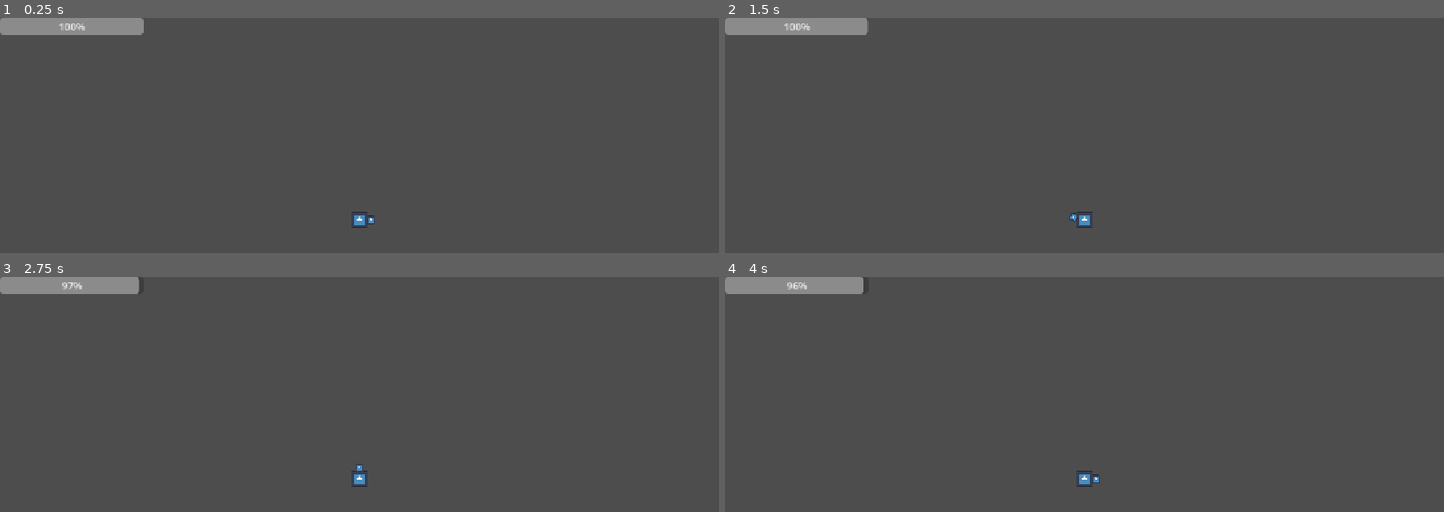
Above: before the commit, frames 1-4 (two rows, left to right).
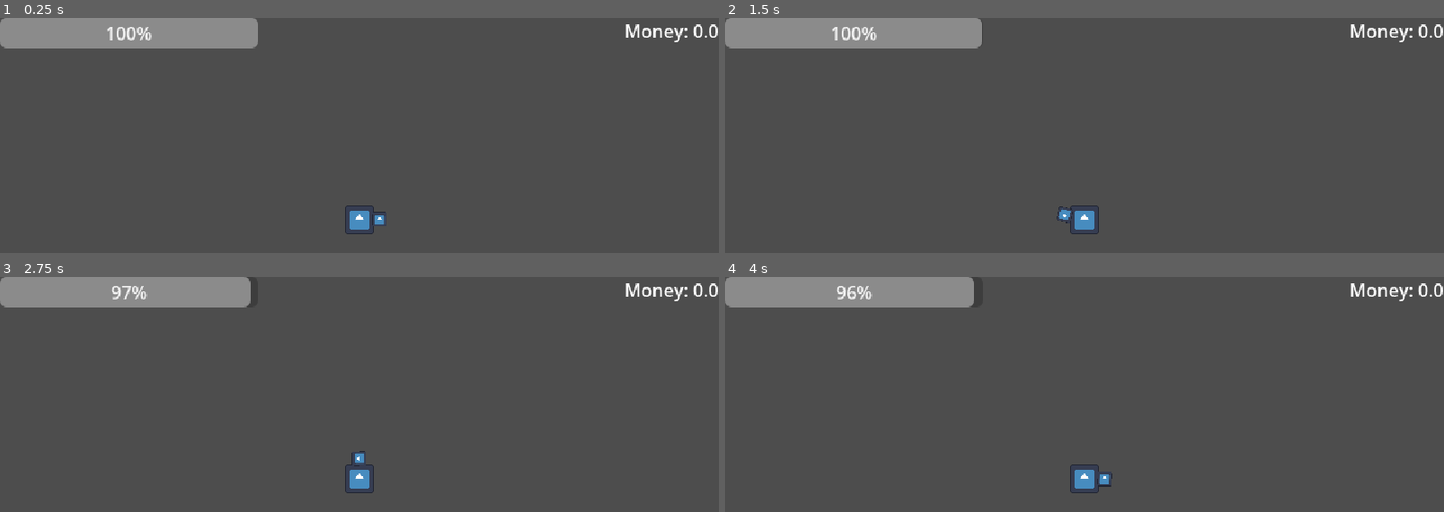
Above: after the commit, the same moments.

Repository: ahcinNejc/gwj-99
Game: Godot game, scene res://Testing/TestLevel.tscn
The game is run twice, just before and just after one commit, with the same random seed, the same clock (stepped at 60 frames per second) and the same inputs. The project has no main scene, so this scene is started directly. The engine's default icon, where the game draws it, is replaced by a stand-in: a white triangle on a blue panel in a dark square.
Inputs (mouse positions are in pixels of both pictures, inside the frame that each line leads up to):
- Up to frame 1 (0.25 s): no input
- Up to frame 2 (1.5 s): tap Enter at 0.5 s; move the mouse to (1242, 198) at 0.52 s; hold D (move_right) from 0.53 s (still down); right-click (1242, 198) at 0.6 s; tap Space (jump) at 0.77, 1.25 s; move the mouse to (940, 238) at 1.27 s; right-click (940, 238) at 1.35 s
- Up to frame 3 (2.75 s): tap Space (jump) at 1.52 s; tap Enter at 2 s; move the mouse to (431, 389) at 2.02 s; release D (move_right) at 2.03 s; press the mouse at (431, 389) at 2.03 s; hold A (move_left) from 2.03 s (still down); right-click (431, 389) at 2.3 s
- Up to frame 4 (4 s): move the mouse to (outside the picture) at 2.77 s; release A (move_left) at 2.78 s; release the mouse at (outside the picture) at 2.78 s; hold D (move_right) from 2.78 s (still down); right-click (outside the picture) at 2.85 s; tap Space (jump) at 3.02, 3.5, 3.77 s; move the mouse to (outside the picture) at 3.52 s; right-click (outside the picture) at 3.6 s

The runs differ from the first frame. In frame 1, 4.0% of the frame differs, in the area x 0-100%, y 0-92%; in frame 2, 4.0%; in frame 3, 3.9%; in frame 4, 3.9%.

Commit message:
Added money and ore inventory UI
Set window size to fit a pixel art game (subject to change depending on assets)

Diff:
--- a/diging-game/Autoloads/GameState.gd
+++ b/diging-game/Autoloads/GameState.gd
@@ -32,6 +32,7 @@
 		money += gained
 	# clear inventory
 	ore_inventory = {}
+	EventBus.ore_inventory_changed.emit(ore_inventory)
 	print("Gained: ", gained)
 	print("Current money: ", money)
 	return gained
--- a/diging-game/Testing/TestLevel.tscn
+++ b/diging-game/Testing/TestLevel.tscn
@@ -1,7 +1,10 @@
 [gd_scene format=3 uid="uid://cnfq1olgxprpv"]
 
 [ext_resource type="PackedScene" uid="uid://cb3oadbagsbvh" path="res://scenes/player.tscn" id="1_wre0b"]
-[ext_resource type="Script" uid="uid://tvhquhkwjrsp" path="res://testing/energy_bar.gd" id="2_upd6l"]
+[ext_resource type="Script" uid="uid://tvhquhkwjrsp" path="res://scripts/UI/energy_bar.gd" id="2_upd6l"]
+[ext_resource type="Script" uid="uid://dy13pe5ursemt" path="res://scripts/UI/ores_container.gd" id="3_rth07"]
+[ext_resource type="PackedScene" uid="uid://bip5srg2q6vbp" path="res://scenes/UI/OreInventoryIcon.tscn" id="4_rth07"]
+[ext_resource type="Script" uid="uid://c0thfc58ykevm" path="res://testing/money_label.gd" id="5_mvknn"]
 
 [sub_resource type="RectangleShape2D" id="RectangleShape2D_5r1x3"]
 size = Vector2(948, 282)
@@ -19,10 +22,38 @@
 position = Vector2(162, 375)
 shape = SubResource("RectangleShape2D_5r1x3")
 
-[node name="CanvasLayer" type="CanvasLayer" parent="." unique_id=527021041]
+[node name="UI" type="CanvasLayer" parent="." unique_id=527021041]
 
-[node name="ProgressBar" type="ProgressBar" parent="CanvasLayer" unique_id=24381859 node_paths=PackedStringArray("player")]
+[node name="ProgressBar" type="ProgressBar" parent="UI" unique_id=24381859 node_paths=PackedStringArray("player")]
 offset_right = 230.0
 offset_bottom = 27.0
 script = ExtResource("2_upd6l")
 player = NodePath("../../Player")
+
+[node name="OresContainer" type="HBoxContainer" parent="UI" unique_id=1225154939]
+anchors_preset = 12
+anchor_top = 1.0
+anchor_right = 1.0
+anchor_bottom = 1.0
+grow_horizontal = 2
+grow_vertical = 0
+alignment = 1
+script = ExtResource("3_rth07")
+
+[node name="OreInventoryIcon" parent="UI/OresContainer" unique_id=89853600 instance=ExtResource("4_rth07")]
+visible = false
+layout_mode = 2
+
+[node name="OreInventoryIcon2" parent="UI/OresContainer" unique_id=1905810481 instance=ExtResource("4_rth07")]
+visible = false
+layout_mode = 2
+
+[node name="MoneyLabel" type="Label" parent="UI" unique_id=1046363460]
+anchors_preset = 1
+anchor_left = 1.0
+anchor_right = 1.0
+offset_left = -71.0
+offset_bottom = 23.0
+grow_horizontal = 0
+text = "Money: 0"
+script = ExtResource("5_mvknn")
--- a/diging-game/project.godot
+++ b/diging-game/project.godot
@@ -22,8 +22,13 @@
 
 [display]
 
+window/size/viewport_width=640
+window/size/viewport_height=360
+window/size/window_width_override=1280
+window/size/window_height_override=720
 window/stretch/mode="canvas_items"
 window/stretch/aspect="expand"
+window/stretch/scale_mode="integer"
 
 [file_customization]
 
--- /dev/null
+++ b/diging-game/scenes/UI/OreInventoryIcon.tscn
@@ -0,0 +1,35 @@
+[gd_scene format=3 uid="uid://bip5srg2q6vbp"]
+
+[ext_resource type="Texture2D" uid="uid://j47uyrg407p3" path="res://icon.svg" id="1_86p15"]
+[ext_resource type="Script" uid="uid://vpl61plr0efu" path="res://scripts/UI/ore_inventory_icon.gd" id="1_shasq"]
+
+[node name="OreInventoryIcon" type="MarginContainer" unique_id=89853600 node_paths=PackedStringArray("amount_label", "texture_rect", "name_label")]
+custom_minimum_size = Vector2(26, 26)
+offset_right = 128.0
+offset_bottom = 182.0
+script = ExtResource("1_shasq")
+amount_label = NodePath("VBoxContainer/AmountLabel")
+texture_rect = NodePath("VBoxContainer/TextureRect")
+name_label = NodePath("VBoxContainer/NameLabel")
+
+[node name="VBoxContainer" type="VBoxContainer" parent="." unique_id=1144451008]
+layout_mode = 2
+alignment = 1
+
+[node name="AmountLabel" type="Label" parent="VBoxContainer" unique_id=189604847]
+layout_mode = 2
+text = "1"
+horizontal_alignment = 1
+
+[node name="TextureRect" type="TextureRect" parent="VBoxContainer" unique_id=1164152934]
+custom_minimum_size = Vector2(30, 30)
+layout_mode = 2
+size_flags_horizontal = 4
+texture = ExtResource("1_86p15")
+expand_mode = 1
+stretch_mode = 4
+
+[node name="NameLabel" type="Label" parent="VBoxContainer" unique_id=767183228]
+layout_mode = 2
+text = "Ore"
+horizontal_alignment = 1
--- /dev/null
+++ b/diging-game/scripts/UI/ore_inventory_icon.gd
@@ -0,0 +1,7 @@
+extends MarginContainer
+class_name OreInventoryIcon
+
+
+@export var amount_label: Label
+@export var texture_rect: TextureRect
+@export var name_label: Label
--- /dev/null
+++ b/diging-game/scripts/UI/ores_container.gd
@@ -0,0 +1,20 @@
+extends HBoxContainer
+class_name OresContainer
+
+const ORE_INVENTORY_ICON = preload("uid://bip5srg2q6vbp")
+
+
+func _ready() -> void:
+	EventBus.ore_inventory_changed.connect(update_ore_invetory)
+
+
+func update_ore_invetory(current_inventory) -> void:
+	for child in get_children():
+		child.queue_free()
+	for ore in current_inventory.keys():
+		var data: OreData = current_inventory[ore]
+		var icon: OreInventoryIcon = ORE_INVENTORY_ICON.instantiate()
+		icon.amount_label.text = str(data.amount_in_stack)
+		icon.texture_rect.texture = data.texture
+		icon.name_label.text = data.display_name
+		add_child(icon)
--- /dev/null
+++ b/diging-game/testing/money_label.gd
@@ -0,0 +1,11 @@
+extends Label
+
+
+# Called when the node enters the scene tree for the first time.
+func _ready() -> void:
+	EventBus.money_changed.connect(update_money_label)
+	text = "Money: " + str(GameState.money)
+
+
+func update_money_label(current_money) -> void:
+	text = "Money: " + str(current_money)
Renamed: diging-game/Testing/energy_bar.gd -> diging-game/scripts/UI/energy_bar.gd
Renamed: diging-game/Testing/energy_bar.gd.uid -> diging-game/scripts/UI/energy_bar.gd.uid
Not shown, added: diging-game/scripts/UI/ore_inventory_icon.gd.uid
Not shown, added: diging-game/scripts/UI/ores_container.gd.uid
Not shown, added: diging-game/testing/money_label.gd.uid
